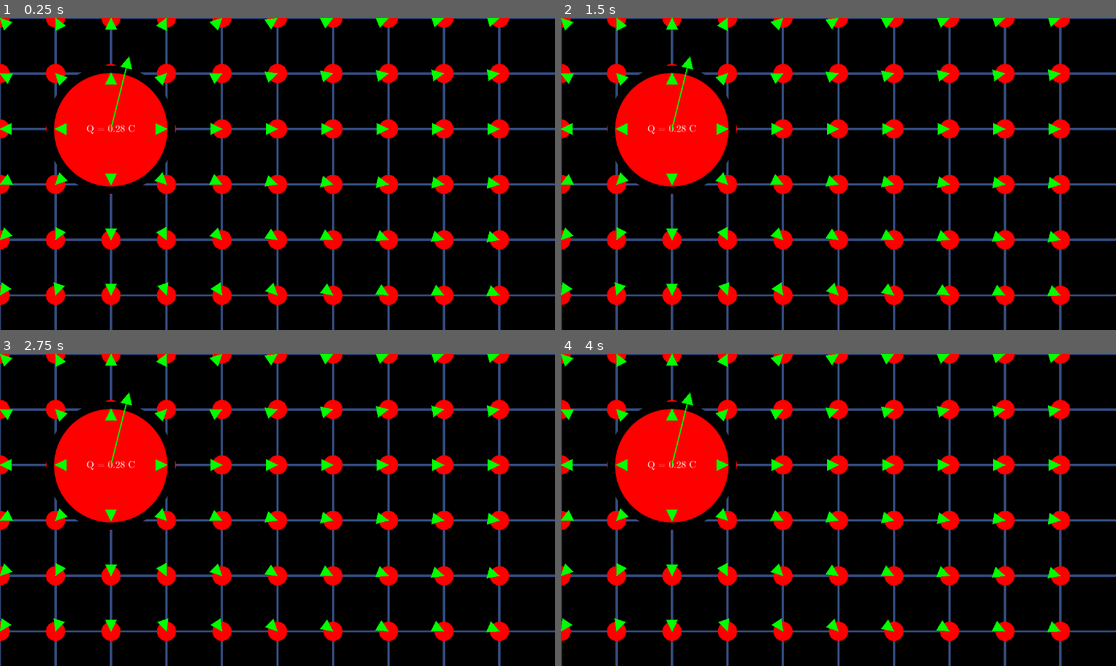
Above: before the commit, frames 1-4 (two rows, left to right).
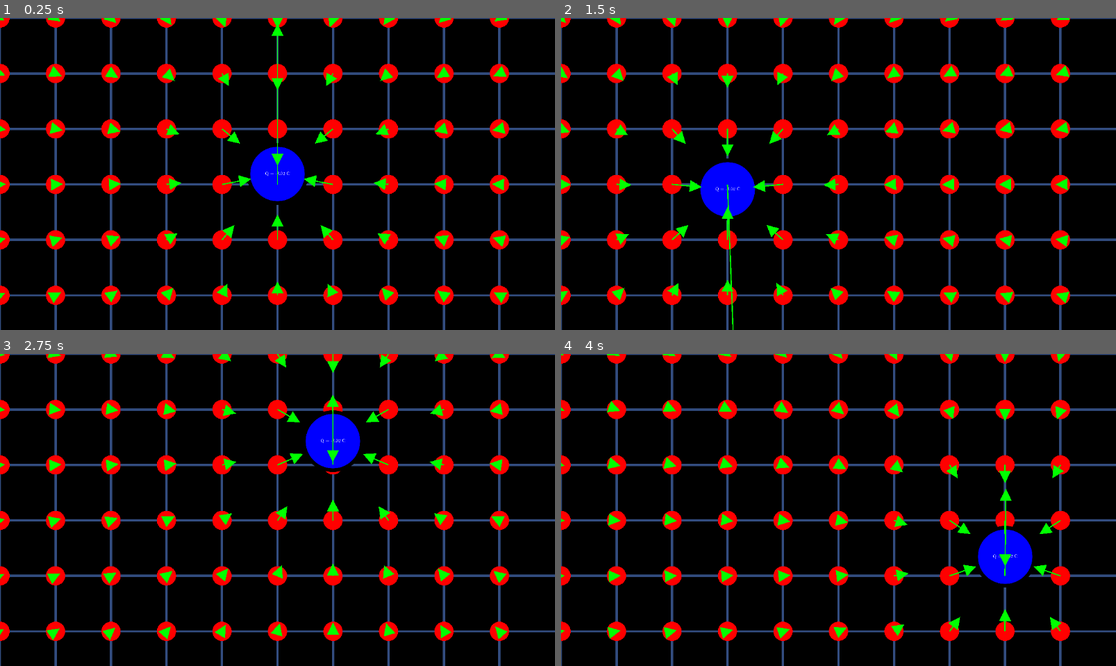
Above: after the commit, the same moments.

Repository: davidjmstewart/gd_simulator
Game: Godot game, scene res://electric_field_lines.tscn
The game is run twice, just before and just after one commit, with the same random seed, the same clock (stepped at 60 frames per second) and the same inputs.
Inputs (mouse positions are in pixels of both pictures, inside the frame that each line leads up to):
- Up to frame 1 (0.25 s): no input
- Up to frame 2 (1.5 s): tap Enter at 0.5 s; move the mouse to (960, 158) at 0.52 s; click (960, 158) at 0.67 s; tap Space at 1.25 s; move the mouse to (727, 189) at 1.27 s; click (727, 189) at 1.42 s
- Up to frame 3 (2.75 s): tap Enter at 2 s; move the mouse to (333, 441) at 2.02 s; click (333, 441) at 2.17 s
- Up to frame 4 (4 s): tap Space at 2.75 s; move the mouse to (810, 572) at 2.77 s; click (810, 572) at 2.92 s; tap Enter at 3.5 s; move the mouse to (1005, 556) at 3.52 s; click (1005, 556) at 3.67 s

The runs differ from the first frame. In frame 1, 11% of the frame differs, in the area x 0-92%, y 0-92%; in frame 2, 11%; in frame 3, 12%; in frame 4, 12%.

Commit message:
Made the negative point charge follow the mouse.

Diff:
--- a/electric_field_lines.gd
+++ b/electric_field_lines.gd
@@ -7,7 +7,7 @@
 var vertical_lines = zero_out_array(512);
 
 var VisualVectorScene = preload("res://visual_vector.tscn")
-
+var simulation_points = []
 #float horizontal_lines
 var d = 0;
 var permittivity = 8.8541878188e-12 # e_0, epsilon nough, the absolute dieletric permittivity of a classical vacuum
@@ -32,7 +32,7 @@
 	# electro static forces. N.B. the previous section was about creating a visual grid
 	# and it was convenient to use UV coordinates for that purpose. This section
 	# uses pixel coordinates as it is more convenient for the calculations we will be doing
-	var simulation_points = []
+
 	for i in range(grid_resolution):
 		for j in range(grid_resolution):
 			simulation_points.append(Vector2(vertical_lines[j] * grid_size.x, horizontal_lines[i]*grid_size.y))
@@ -51,7 +51,6 @@
 	var visual_scaling_factor = 1000000 * grid_resolution;
 
 	for charge in point_charges:
-		charge = point_charges[1]
 		var point_charge = charge as Charge
 		for p in simulation_points:
 			var v_diff = (p - point_charge.position) as Vector2
@@ -70,6 +69,7 @@
 			visual_vec.to = to
 			visual_vec.from = from
 			visual_vec.width = 25
+			visual_vec.add_to_group("visual_electro_static_force_vectors")
 			add_child(visual_vec)
 
 func draw_vector(from: Vector2, to: Vector2, colour: Color) -> void:
@@ -83,12 +83,17 @@
 		for j in range(grid_resolution):
 
 			var cen = Vector2(vertical_lines[j]*grid_size.x, horizontal_lines[i]*grid_size.y)
-			var rad= 20
+			var rad = 20
 			var col = Color (1,0,0)
 			draw_circle(cen, rad,col)
 # Called every frame. 'delta' is the elapsed time since the previous frame.
 func _process(delta: float) -> void:
+	$charge2.position = get_global_mouse_position()
 	var simulation_charges = get_tree().get_nodes_in_group("charge_group")
+	var existing_force_vectors = get_tree().get_nodes_in_group("visual_electro_static_force_vectors")
+	for vector in existing_force_vectors:
+		vector.queue_free()
+	calculate_electro_static_forces([simulation_charges[0]], simulation_points)
 	queue_redraw();
 
 	pass
Not shown: 1 places in electric_field_lines.tscn that only renumber resources
